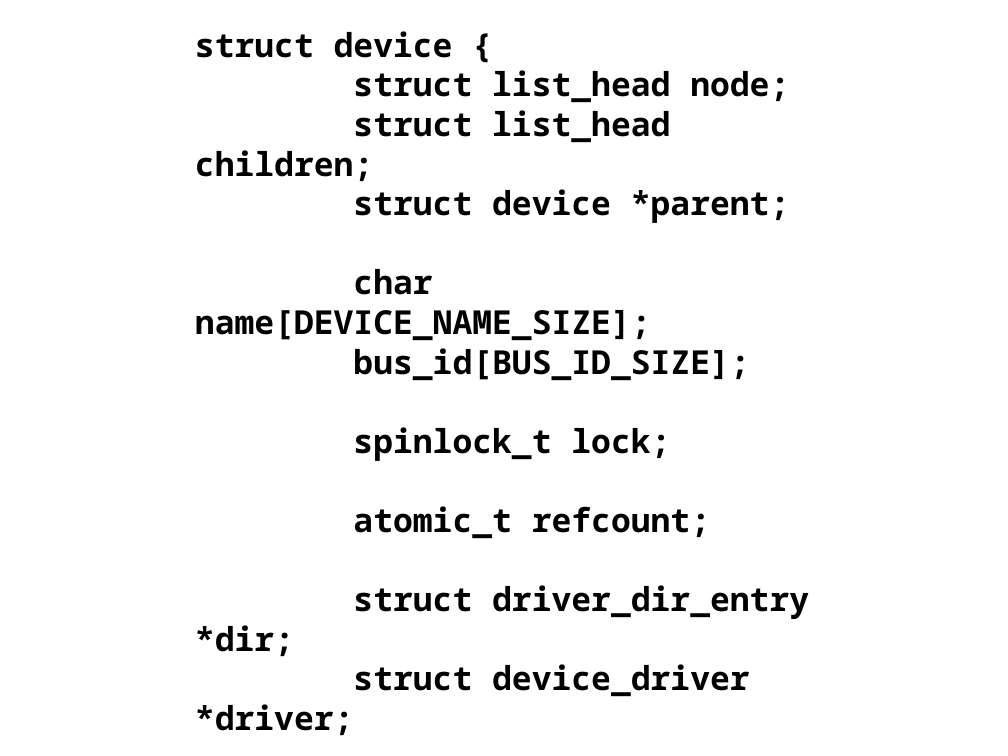
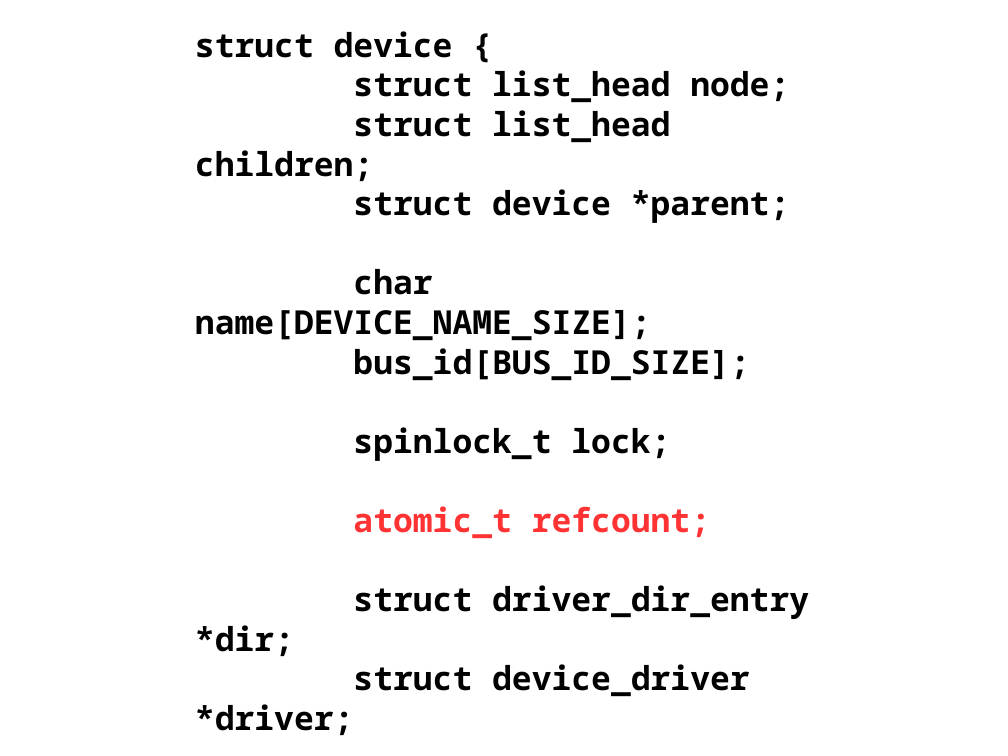
Before and after one commit to gregkh/presentation-kref, a slide deck: slide 15 of kref.odp. Drawn at 1008x756 pixels with LibreOffice and Linux fonts; fonts in the diff are those of the drawing. Boxes give left, top, right and bottom in pixels: in the first picture for what was removed or moved away, otherwise in the second. Text is boxed around its words. In the diff, an @@ line names an element or a change of style, - is before the commit and + after.

Commit message:
update

```diff
--- a/kref.odp
+++ b/kref.odp
@@ text at (353,506,710,538): text colour #000000 to #FF3333 in "atomic_t refcount;" @@
```
Also in this commit, not shown: 7 slides added.
